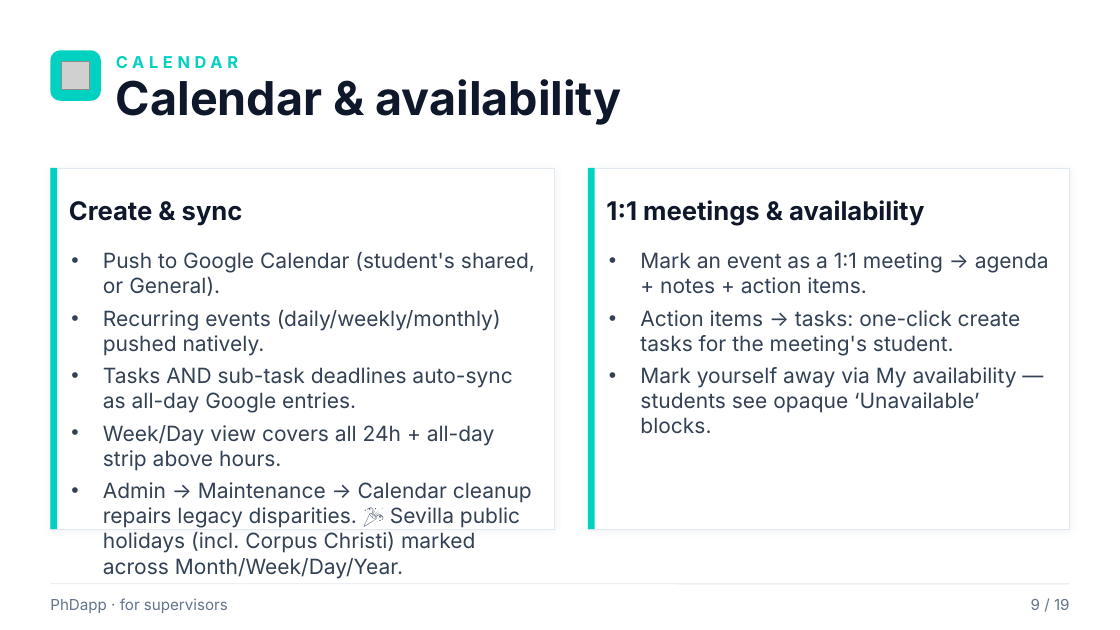
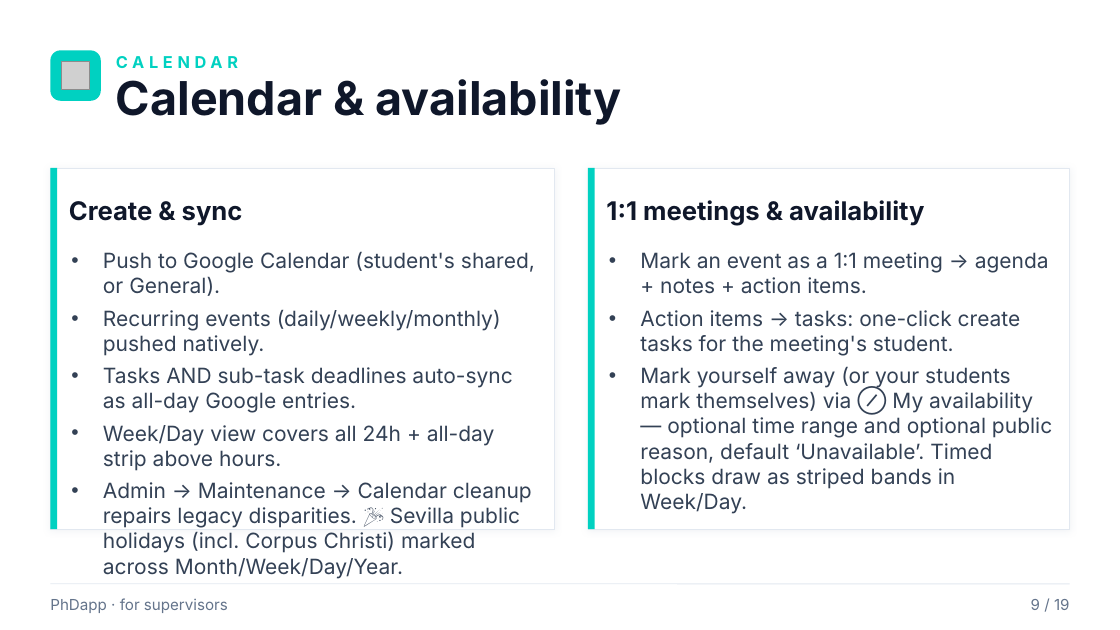
Before and after one commit to rafacastrocsic/phdapp, a slide deck: slide 9 of docs/PhDapp_Supervisor_Overview.pptx. Drawn at 1120x630 pixels with LibreOffice and Linux fonts; fonts in the diff are those of the drawing; grey boxes stand for pictures. Boxes give left, top, right and bottom in pixels: in the first picture for what was removed or moved away, otherwise in the second. Text is boxed around its words. In the diff, an @@ line names an element or a change of style, - is before the commit and + after.

```diff
--- a/docs/PhDapp_Supervisor_Overview.pptx
+++ b/docs/PhDapp_Supervisor_Overview.pptx
@@ text at [640, 366, 1052, 514]: text changed @@
-• Mark yourself away via My availability — students see opaque ‘Unavailable’ blocks.
+• Mark yourself away (or your students mark themselves) via ⊘ My availability — optional time range and optional public reason, default ‘Unavailable’. Timed blocks draw as striped bands in Week/Day.
```
Also in this commit, not shown: 5 other files.
